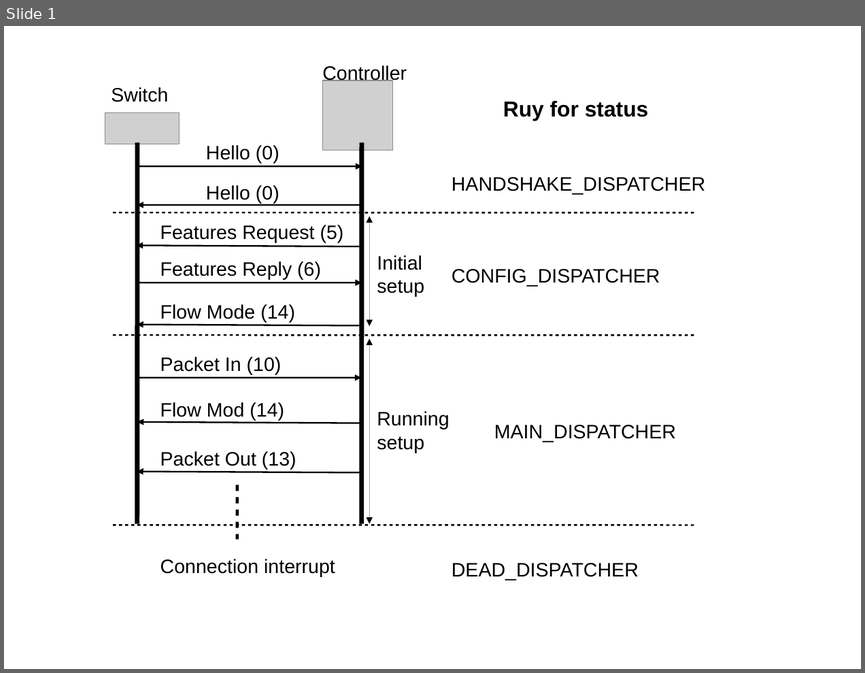
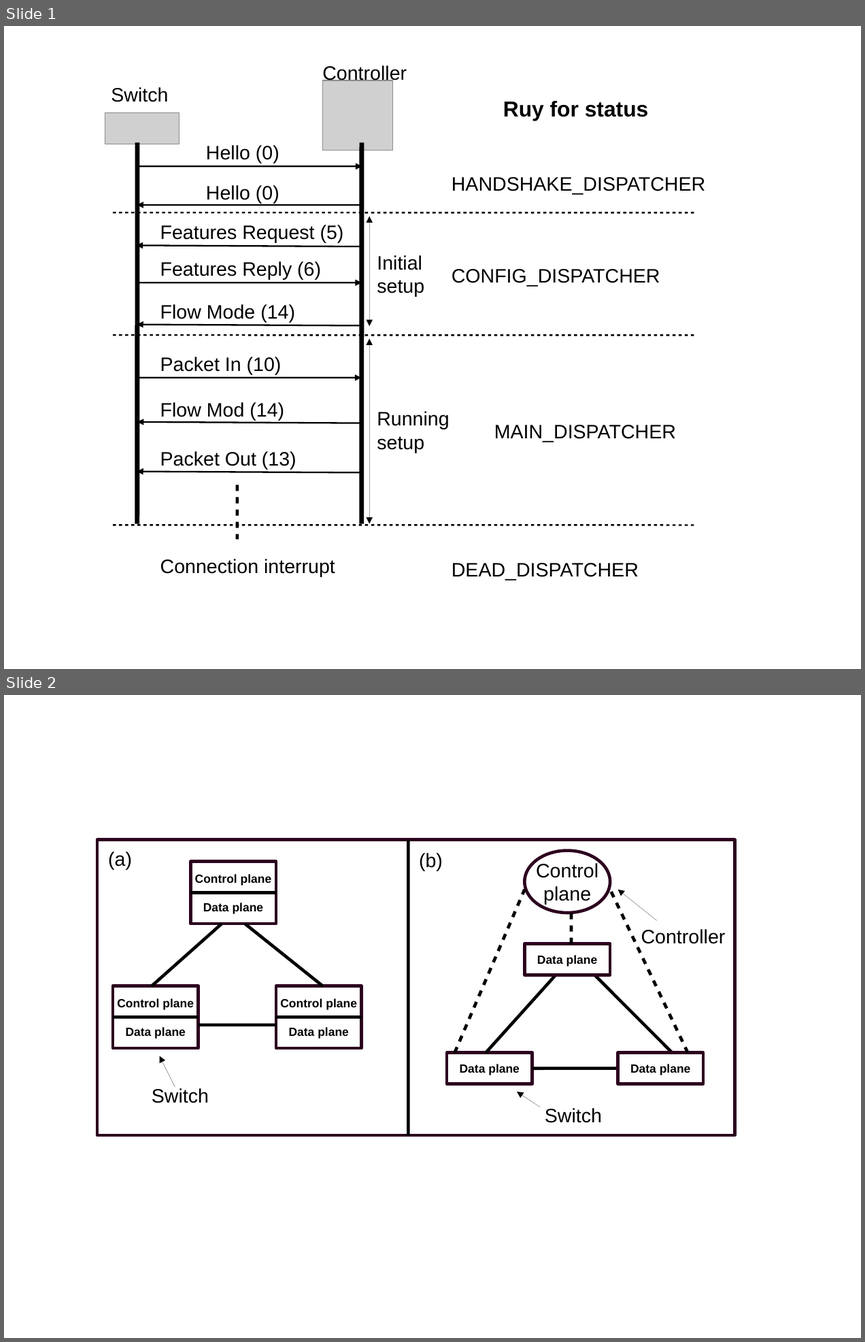
Before and after one commit to frankhsu0523/my_master-s_thesis, a slide deck: ryu_graph.odp. Shown one above the other, each under a label of ours: slide 1 before the commit, slides 1 and 2 after it. The pictures are 865x673 and 865x1342 pixels, drawn with LibreOffice and Linux fonts; fonts in the diff are those of the drawing; grey boxes stand for pictures. Boxes give left, top, right and bottom in pixels: in the first picture for what was removed or moved away, otherwise in the second. Text is boxed around its words. In the diff, an @@ line names an element or a change of style, - is before the commit and + after.

```diff
--- a/ryu_graph.odp
+++ b/ryu_graph.odp
@@ slide 2 added at bbox=[4, 695, 861, 1338], background #FFFFFF @@
@@ rectangle added at bbox=[97, 840, 735, 1135], outline #2C001E 2.89 pt @@
@@ text added at bbox=[108, 851, 132, 869], 18 pt, text #000000 @@
+(a)
@@ line added from (409, 840) to (409, 1135), #000000 2.89 pt @@
@@ text added at bbox=[419, 853, 443, 871], 18 pt, text #000000 @@
+(b)
@@ ellipse added at bbox=[525, 851, 611, 913], outline #2C001E 2.89 pt, 18 pt, text #000000 @@
+Control
+plane
@@ rectangle added at bbox=[190, 862, 276, 923], outline #2C001E 2.89 pt, 11 pt, text #000000, bold @@
+Control plane
+Data plane
@@ line added from (190, 892) to (276, 892), #000000 2.89 pt @@
@@ line added from (455, 1053) to (525, 889), #000000 2.89 pt @@
@@ line added from (688, 1053) to (611, 889), #000000 2.89 pt @@
@@ arrow added from (657, 921) to (618, 889), #000000 0 pt @@
@@ line added from (572, 944) to (572, 913), #000000 2.89 pt @@
@@ line added from (152, 986) to (222, 923), #000000 2.89 pt @@
@@ line added from (323, 986) to (245, 923), #000000 2.89 pt @@
@@ text added at bbox=[641, 929, 725, 944], 18 pt, text #000000 @@
+Controller
@@ rectangle added at bbox=[525, 944, 611, 975], outline #2C001E 2.89 pt, 11 pt, text #000000, bold @@
+Data plane
@@ line added from (486, 1053) to (556, 975), #000000 2.89 pt @@
@@ line added from (672, 1053) to (595, 975), #000000 2.89 pt @@
@@ rectangle added at bbox=[113, 986, 198, 1048], outline #2C001E 2.89 pt, 11 pt, text #000000, bold @@
+Control plane
+Data plane
@@ rectangle added at bbox=[276, 986, 362, 1048], outline #2C001E 2.89 pt, 11 pt, text #000000, bold @@
+Control plane
+Data plane
@@ line added from (113, 1017) to (198, 1017), #000000 2.89 pt @@
@@ line added from (276, 1017) to (362, 1017), #000000 2.89 pt @@
@@ line added from (276, 1025) to (198, 1025), #000000 2.89 pt @@
@@ arrow added from (175, 1087) to (160, 1056), #000000 0 pt @@
@@ rectangle added at bbox=[447, 1053, 532, 1084], outline #2C001E 2.89 pt, 11 pt, text #000000, bold @@
+Data plane
@@ rectangle added at bbox=[618, 1053, 704, 1084], outline #2C001E 2.89 pt, 11 pt, text #000000, bold @@
+Data plane
@@ line added from (618, 1068) to (532, 1068), #000000 2.89 pt @@
@@ text added at bbox=[152, 1088, 209, 1103], 18 pt, text #000000 @@
+Switch
@@ arrow added from (541, 1107) to (517, 1091), #000000 0 pt @@
@@ text added at bbox=[545, 1108, 602, 1123], 18 pt, text #000000 @@
+Switch
```
Also in this commit, not shown: 7 other files.
